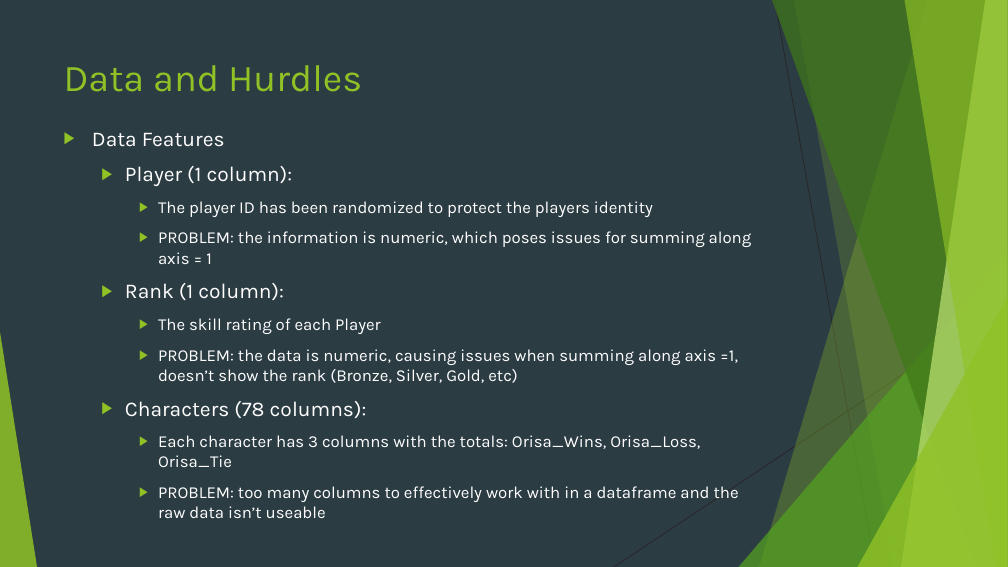
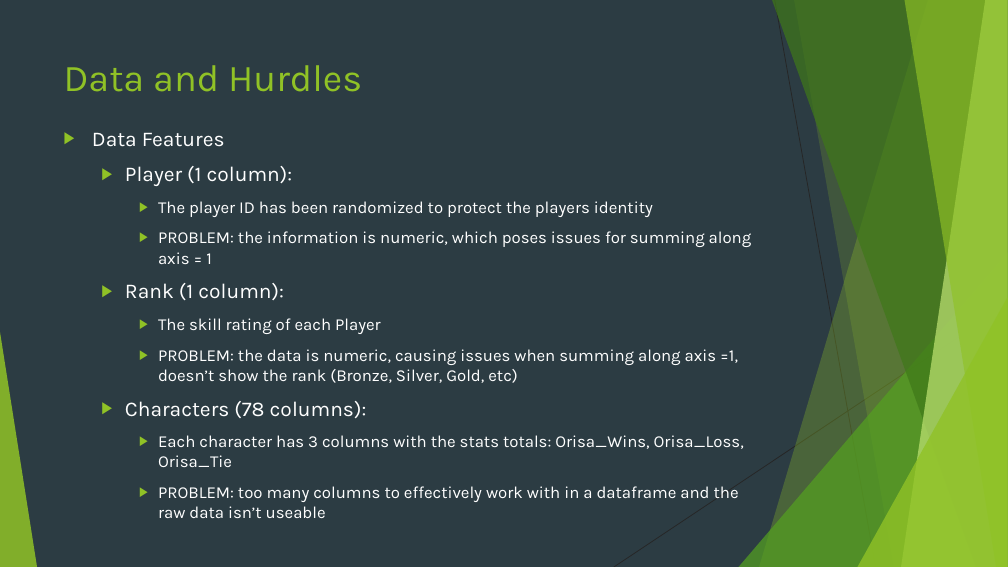
Before and after one commit to gaaliciA1990/OverwatchRankingsProject, a slide deck: slide 5 of Predicting Competitive Rank in Overwatch.pptx. Drawn at 1008x567 pixels with LibreOffice and Linux fonts; fonts in the diff are those of the drawing. Boxes give left, top, right and bottom in pixels: in the first picture for what was removed or moved away, otherwise in the second. Text is boxed around its words. In the diff, an @@ line names an element or a change of style, - is before the commit and + after.

```diff
--- a/Predicting Competitive Rank in Overwatch.pptx
+++ b/Predicting Competitive Rank in Overwatch.pptx
@@ text at bbox=[158, 435, 744, 467]: text changed @@
-    ▶ Each character has 3 columns with the totals: Orisa_Wins, Orisa_Loss, Orisa_Tie
+    ▶ Each character has 3 columns with the stats totals: Orisa_Wins, Orisa_Loss, Orisa_Tie
```
Also in this commit, not shown: 2 other slides changed, 1 other file.
